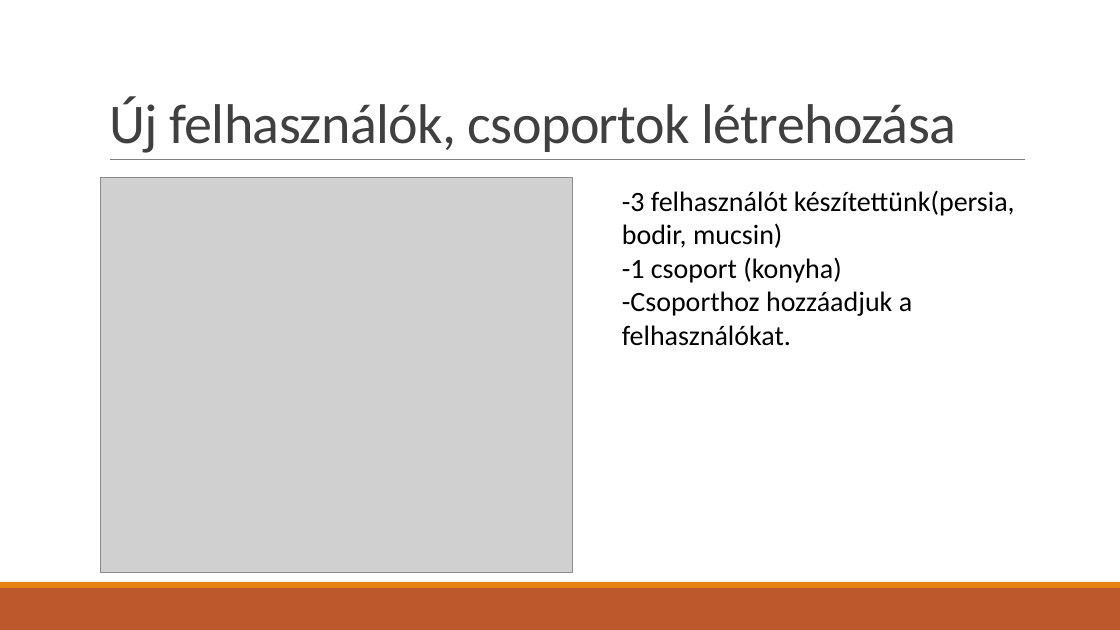
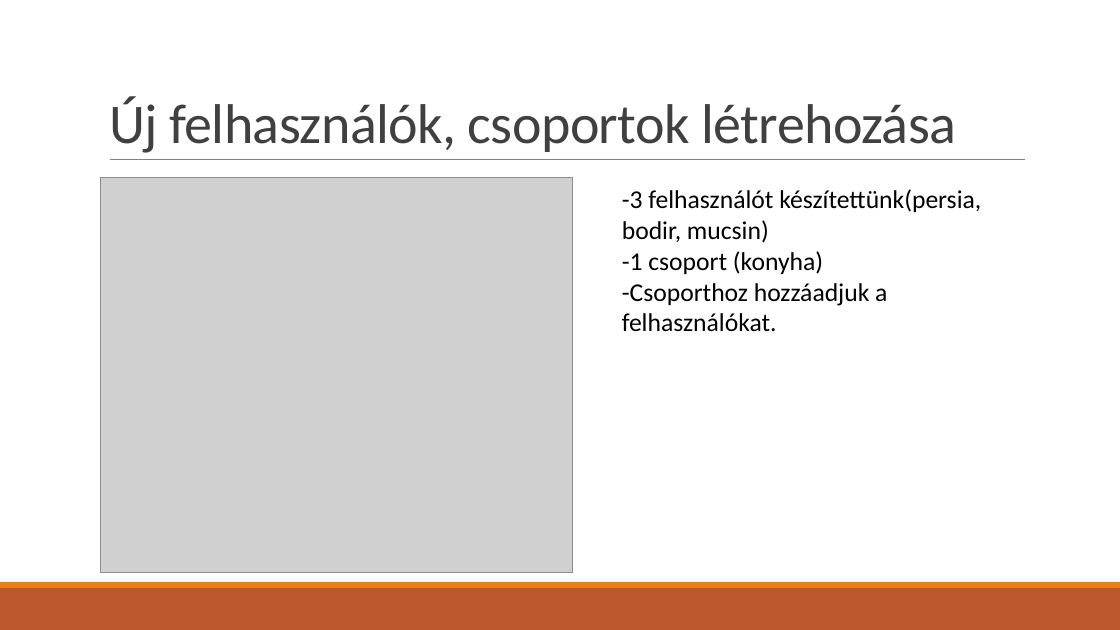
Before and after one commit to Tucsok2/Vizsga, a slide deck: slide 5 of dokumentáció/Első projekt.pptx (slide 6 before the commit). Drawn at 1120x630 pixels with LibreOffice and Linux fonts; fonts in the diff are those of the drawing; grey boxes stand for pictures. Boxes give left, top, right and bottom in pixels: in the first picture for what was removed or moved away, otherwise in the second. Text is boxed around its words. In the diff, an @@ line names an element or a change of style, - is before the commit and + after.

```diff
--- a/dokumentáció/Első projekt.pptx
+++ b/dokumentáció/Első projekt.pptx
@@ text "-3 felhasználót készítettünk(persia, bodir, mucsin)" at [622, 189, 981, 332]: size 24 to 22 pt @@
```
Also in this commit, not shown: 4 other slides changed, 1 slide removed, 1 other file.
